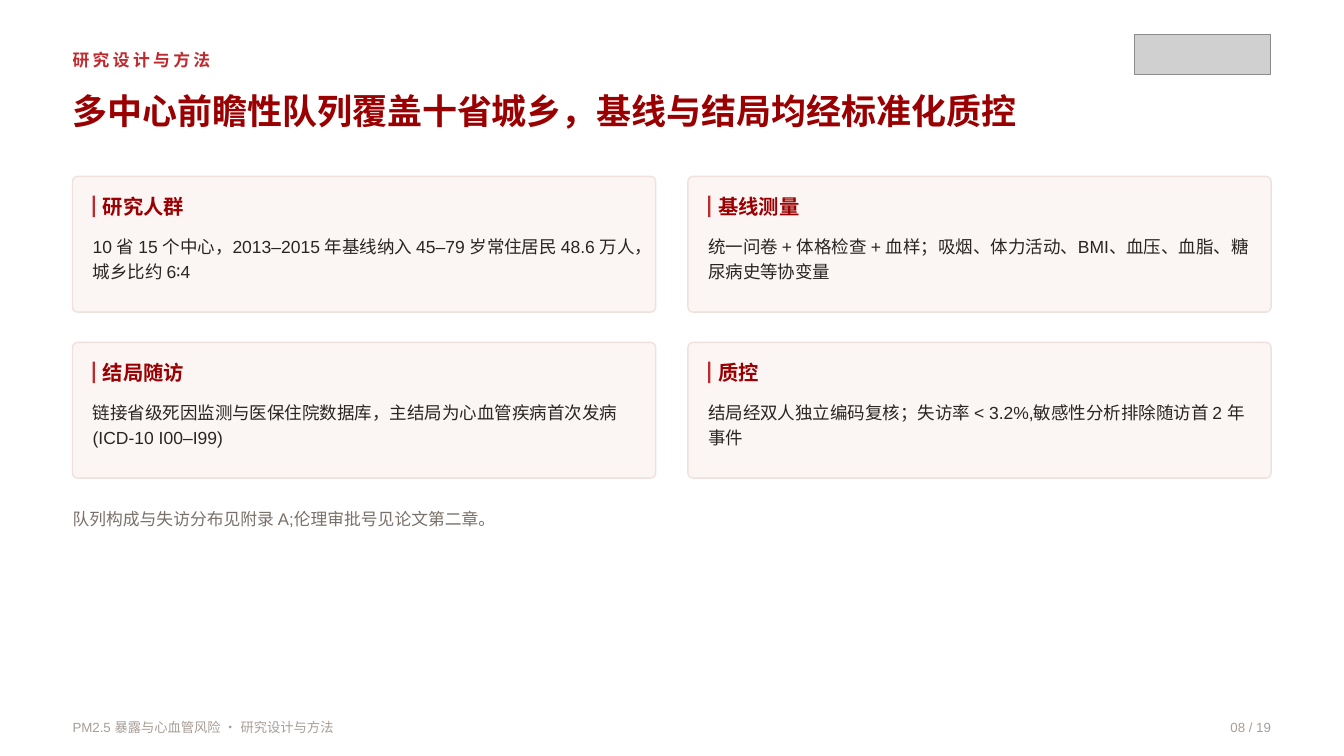
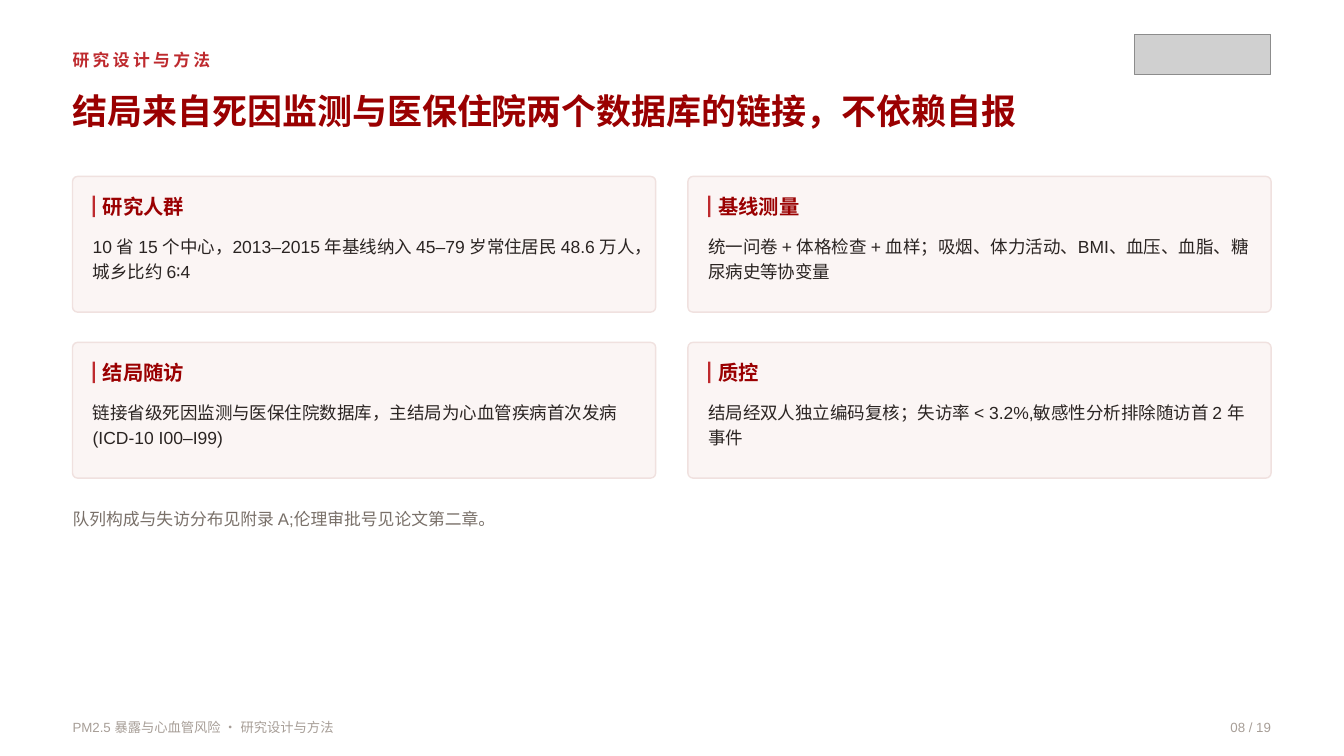
Before and after one commit to qingguang0309/academic-skills, a slide deck: slide 8 of examples/pm25-defense-slides/pm25_defense.pptx. Drawn at 1344x756 pixels with LibreOffice and Linux fonts; fonts in the diff are those of the drawing; grey boxes stand for pictures. Boxes give left, top, right and bottom in pixels: in the first picture for what was removed or moved away, otherwise in the second. Text is boxed around its words. In the diff, an @@ line names an element or a change of style, - is before the commit and + after.

```diff
--- a/examples/pm25-defense-slides/pm25_defense.pptx
+++ b/examples/pm25-defense-slides/pm25_defense.pptx
@@ text at (73,94,1017,129): text changed @@
-多中心前瞻性队列覆盖十省城乡，基线与结局均经标准化质控
+结局来自死因监测与医保住院两个数据库的链接，不依赖自报
```
Also in this commit, not shown: 9 other slides changed, 5 other files.
